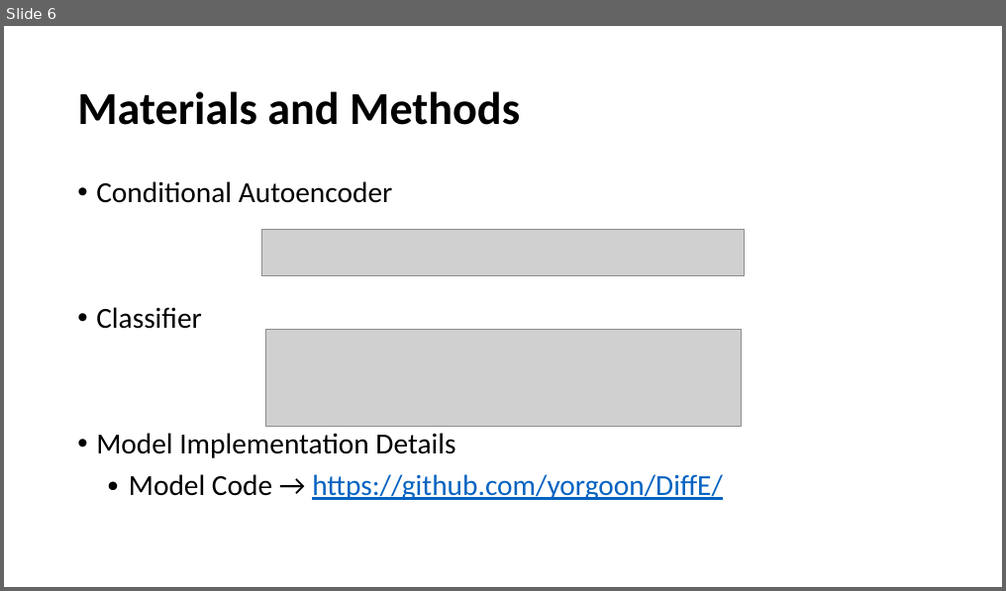
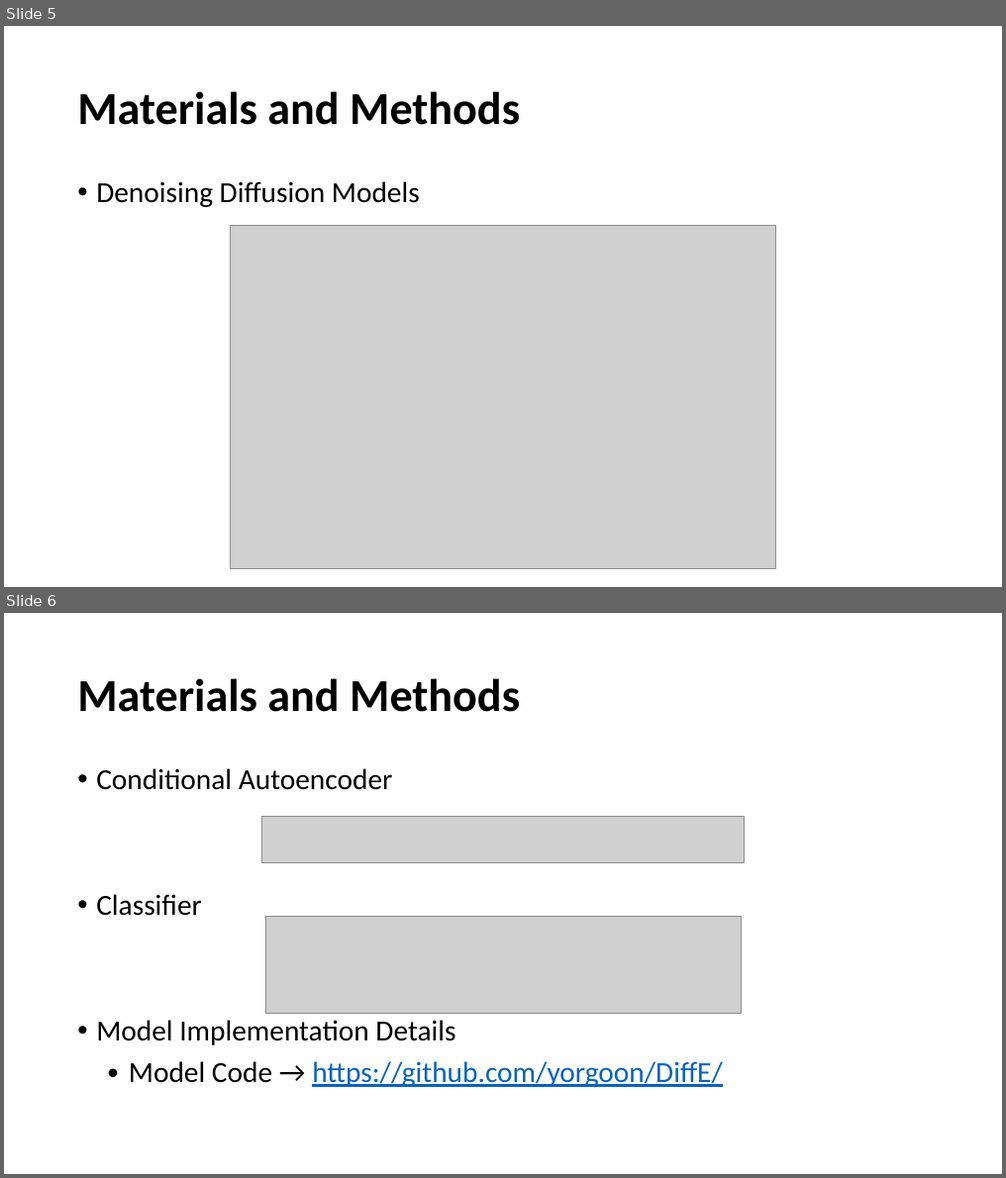
Before and after one commit to BmisTeamItnl/Cheong, a slide deck: Assignment2/study_paperreview_20240927_정세형.pptx. Shown one above the other, each under a label of ours: slide 6 before the commit, slides 5 and 6 after it. The pictures are 1006x591 and 1006x1178 pixels, drawn with LibreOffice and Linux fonts; fonts in the diff are those of the drawing; grey boxes stand for pictures. Boxes give left, top, right and bottom in pixels: in the first picture for what was removed or moved away, otherwise in the second. Text is boxed around its words. In the diff, an @@ line names an element or a change of style, - is before the commit and + after.

```diff
--- a/Assignment2/study_paperreview_20240927_정세형.pptx
+++ b/Assignment2/study_paperreview_20240927_정세형.pptx
@@ slide 5 added at bbox=[4, 26, 1002, 587], background #FFFFFF @@
@@ title added at bbox=[77, 91, 520, 125], 66 pt, text #000000, bold @@
+Materials and Methods
@@ text added at bbox=[96, 181, 420, 207], 42 pt, text #000000 @@
+• Denoising Diffusion Models
@@ picture added at bbox=[231, 225, 776, 569] @@
```
Also in this commit, not shown: 5 slides changed, 2 slides removed.
